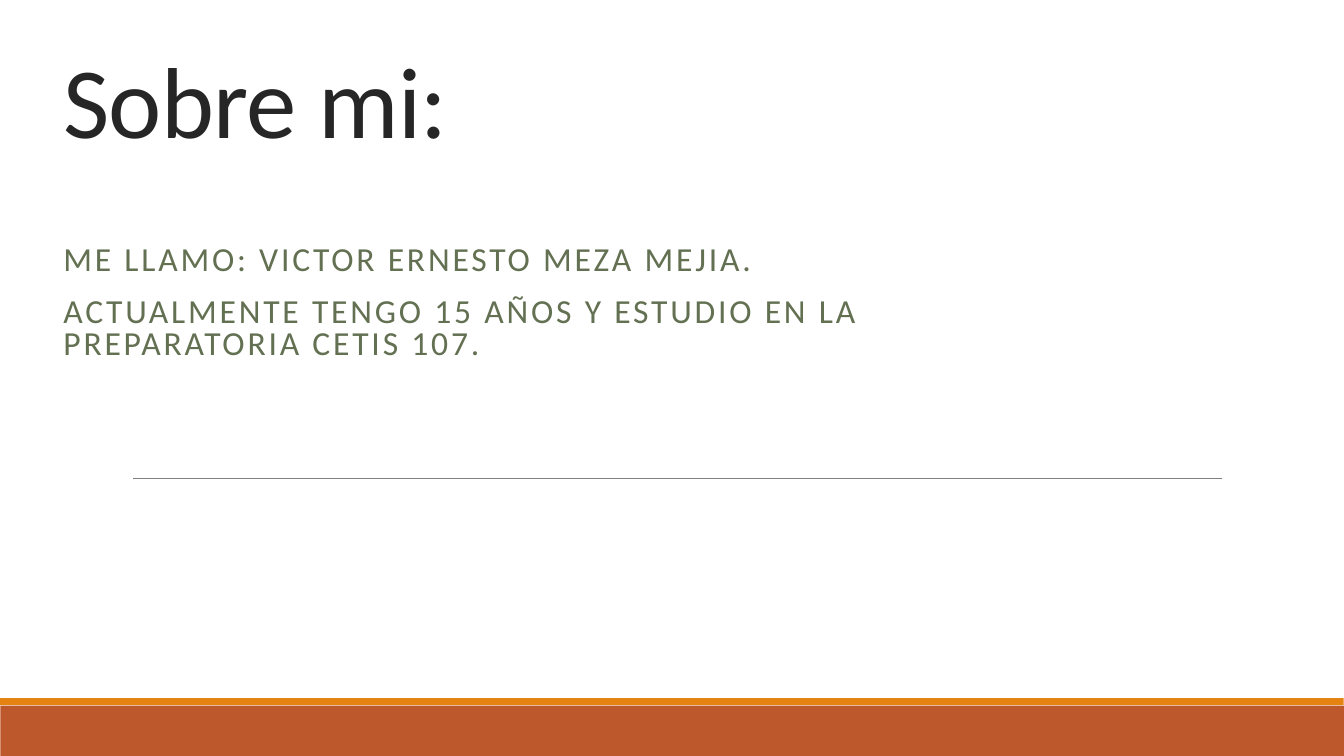
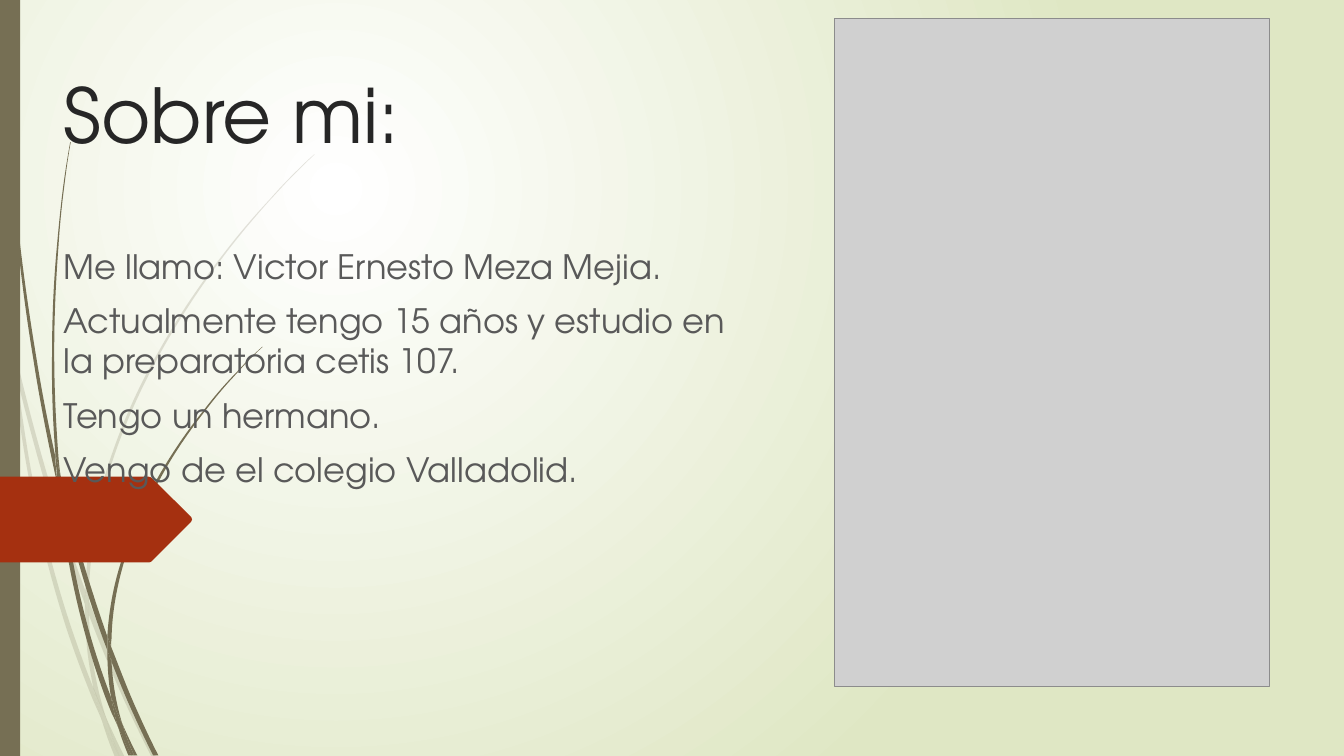
Before and after one commit to Pinita19/culturadigital2, a slide deck: slide 2 of MI PRESENTACIOn.pptx. Drawn at 1344x756 pixels with LibreOffice and Linux fonts; fonts in the diff are those of the drawing; grey boxes stand for pictures. Boxes give left, top, right and bottom in pixels: in the first picture for what was removed or moved away, otherwise in the second. Text is boxed around its words. In the diff, an @@ line names an element or a change of style, - is before the commit and + after.

```diff
--- a/MI PRESENTACIOn.pptx
+++ b/MI PRESENTACIOn.pptx
@@ background #FFFFFF to gradient #FFFFFF to #DFE8C4 @@
@@ rectangle added at box(0, 0, 20, 756), fill #766F54 @@
@@ picture added at box(835, 18, 1269, 687) @@
@@ title "Sobre mi:" at box(63, 86, 400, 178): size 72 to 54 pt, font Calibri to TeX Gyre Adventor, letter spacing -0.5 to 0 pt; line spacing 0.85 to 1 @@
@@ subtitle at box(63, 254, 725, 499): text changed; font Calibri to TeX Gyre Adventor; text colour #637052 to #595959 @@
-ME LLAMO: VICTOR ERNESTO MEZA MEJIA.
-ACTUALMENTE TENGO 15 AÑOS Y ESTUDIO EN LA PREPARATORIA CETIS 107.
+Me llamo: Victor Ernesto Meza Mejia.
+Actualmente tengo 15 años y estudio en la preparatoria cetis 107.
+Tengo un hermano.
+Vengo de el colegio Valladolid.
@@ freeform shape added at box(0, 477, 193, 563), fill #A53010 @@
@@ line removed from (133, 479) to (1222, 479) @@
@@ group added at box(0, 154, 315, 756): 10 freeform shapes @@
@@ rectangle removed at box(0, 706, 1344, 756) @@
@@ rectangle removed at box(0, 699, 1344, 706) @@
@@ group added at box(3, 0, 262, 756): 12 freeform shapes @@
```
Also in this commit, not shown: 2 other slides changed, 1 slide added.
